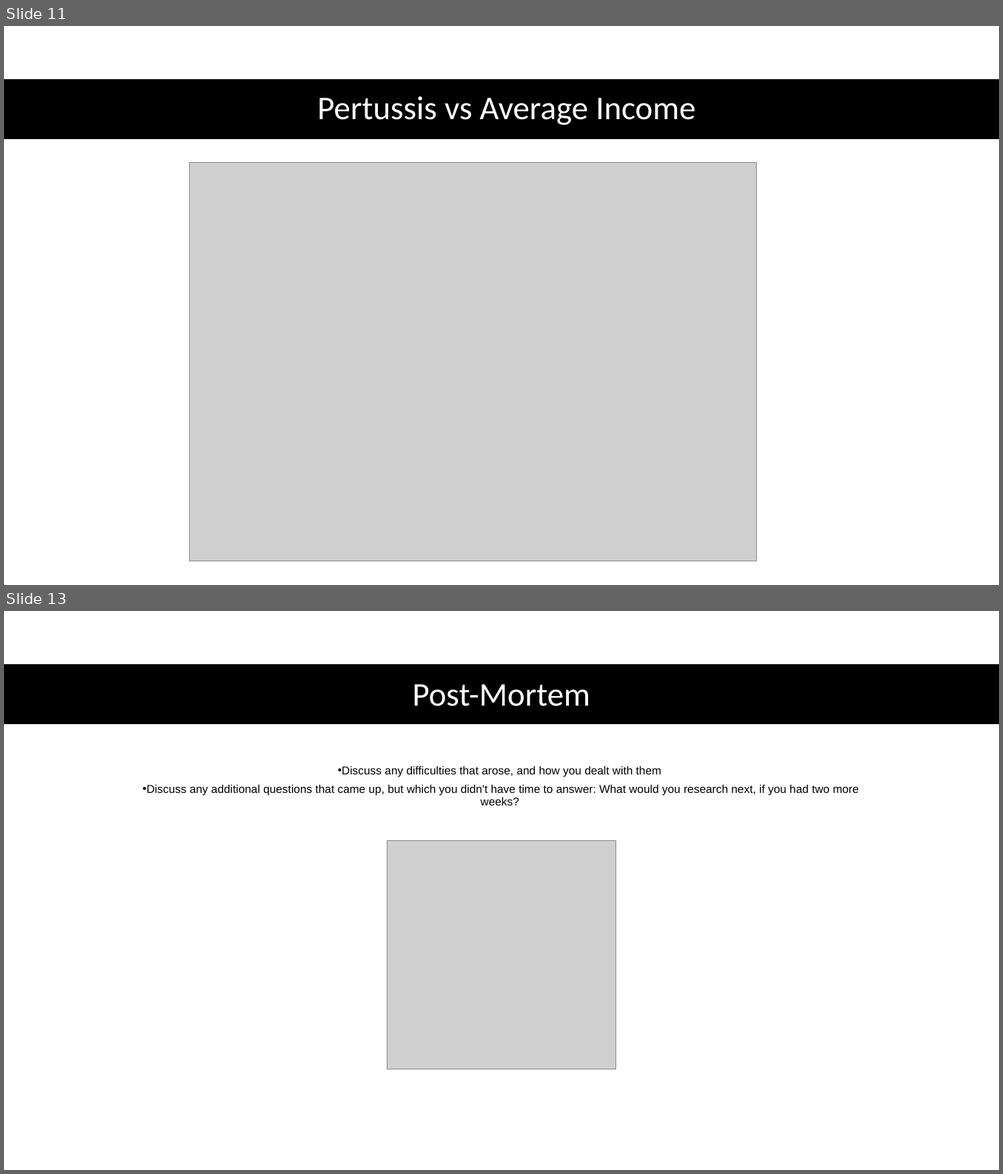
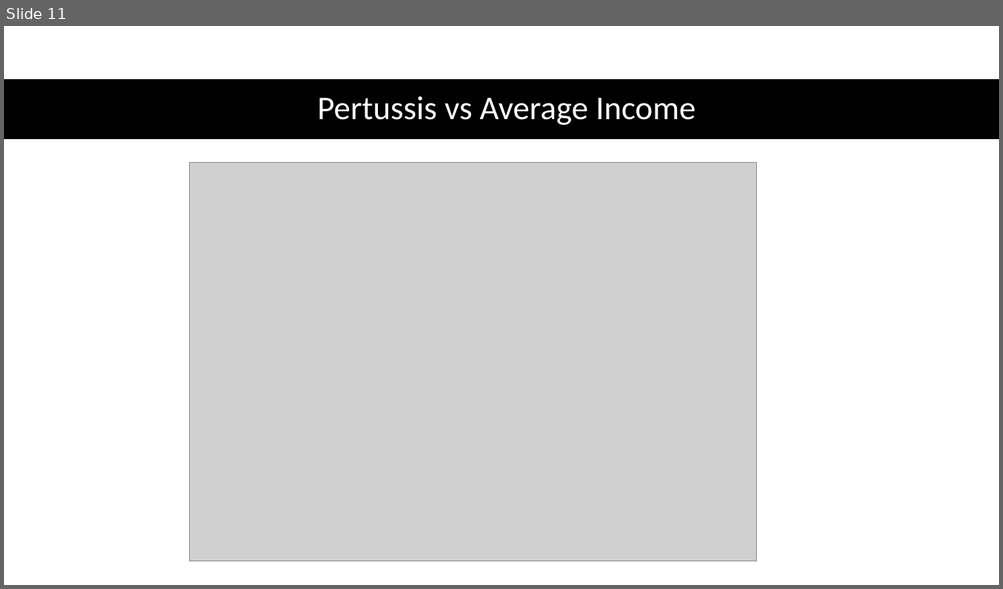
Before and after one commit to SamClements94/Project-1, a slide deck: Effects of Income Level on Disease Rates.pptx. Shown one above the other, each under a label of ours: slides 11 and 13 before the commit, slide 11 after it; the slides between them are not shown. The pictures are 1003x1174 and 1003x589 pixels, drawn with LibreOffice and Linux fonts; fonts in the diff are those of the drawing; grey boxes stand for pictures. Boxes give left, top, right and bottom in pixels: in the first picture for what was removed or moved away, otherwise in the second. Text is boxed around its words. In the diff, an @@ line names an element or a change of style, - is before the commit and + after.

```diff
--- a/Effects of Income Level on Disease Rates.pptx
+++ b/Effects of Income Level on Disease Rates.pptx
@@ slide 13 removed at (x1=4, y1=611, x2=999, y2=1170), background #FFFFFF @@
@@ rectangle removed at (x1=4, y1=664, x2=999, y2=724) @@
@@ title removed at (x1=412, y1=684, x2=590, y2=706) @@
-Post-Mortem
@@ text removed at (x1=142, y1=766, x2=859, y2=806) @@
-• Discuss any difficulties that arose, and how you dealt with them
-• Discuss any additional questions that came up, but which you didn't have time to answer: What would you research next, if you had two more weeks?
@@ picture removed at (x1=387, y1=841, x2=616, y2=1070) @@
```
Also in this commit, not shown: 2 slides changed, 1 slide added.
